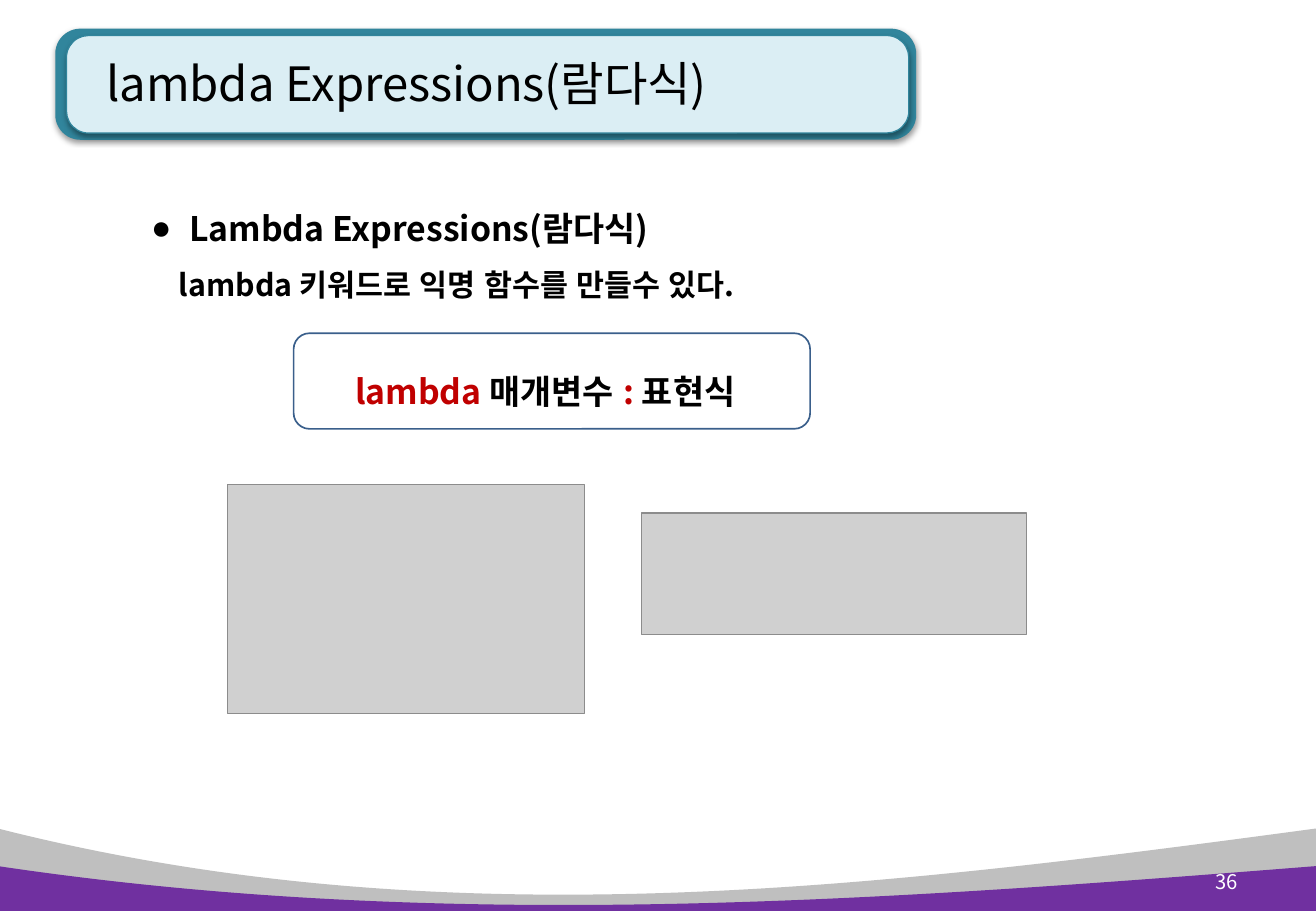
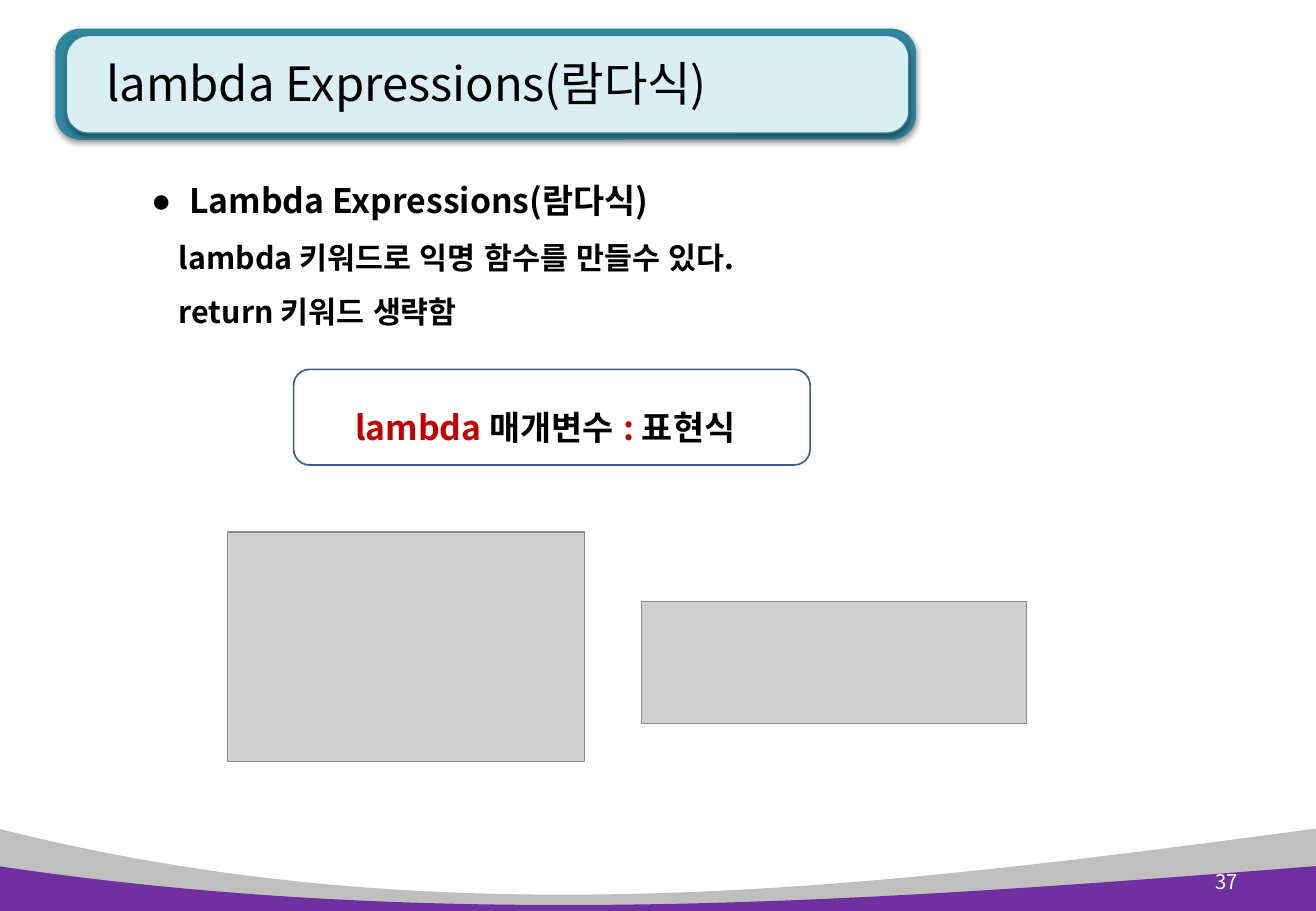
Before and after one commit to AhNyx/js_works, a slide deck: slide 37 of pyworks/python_ppt/Python 5장. 함수.pptx (slide 36 before the commit). Drawn at 1316x911 pixels with LibreOffice and Linux fonts; fonts in the diff are those of the drawing; grey boxes stand for pictures. Boxes give left, top, right and bottom in pixels: in the first picture for what was removed or moved away, otherwise in the second. Text is boxed around its words. In the diff, an @@ line names an element or a change of style, - is before the commit and + after.

```diff
--- a/pyworks/python_ppt/Python 5장. 함수.pptx
+++ b/pyworks/python_ppt/Python 5장. 함수.pptx
@@ text at (x1=179, y1=297, x2=457, y2=326): paragraph added @@
+return 키워드 생략함
@@ rounded rectangle moved from (x1=294, y1=333, x2=811, y2=429) to (x1=294, y1=369, x2=811, y2=465) @@
@@ text "lambda 매개변수 : 표현식" moved from (x1=355, y1=375, x2=735, y2=407) to (x1=355, y1=411, x2=735, y2=443) @@
@@ picture moved from (x1=227, y1=485, x2=584, y2=715) to (x1=227, y1=532, x2=584, y2=762) @@
@@ picture moved from (x1=642, y1=513, x2=1027, y2=634) to (x1=642, y1=601, x2=1027, y2=723) @@
@@ page number at (x1=1216, y1=868, x2=1238, y2=890): text changed @@
-36
+37
```
Also in this commit, not shown: 4 other slides changed, 1 slide added, 31 other files.
